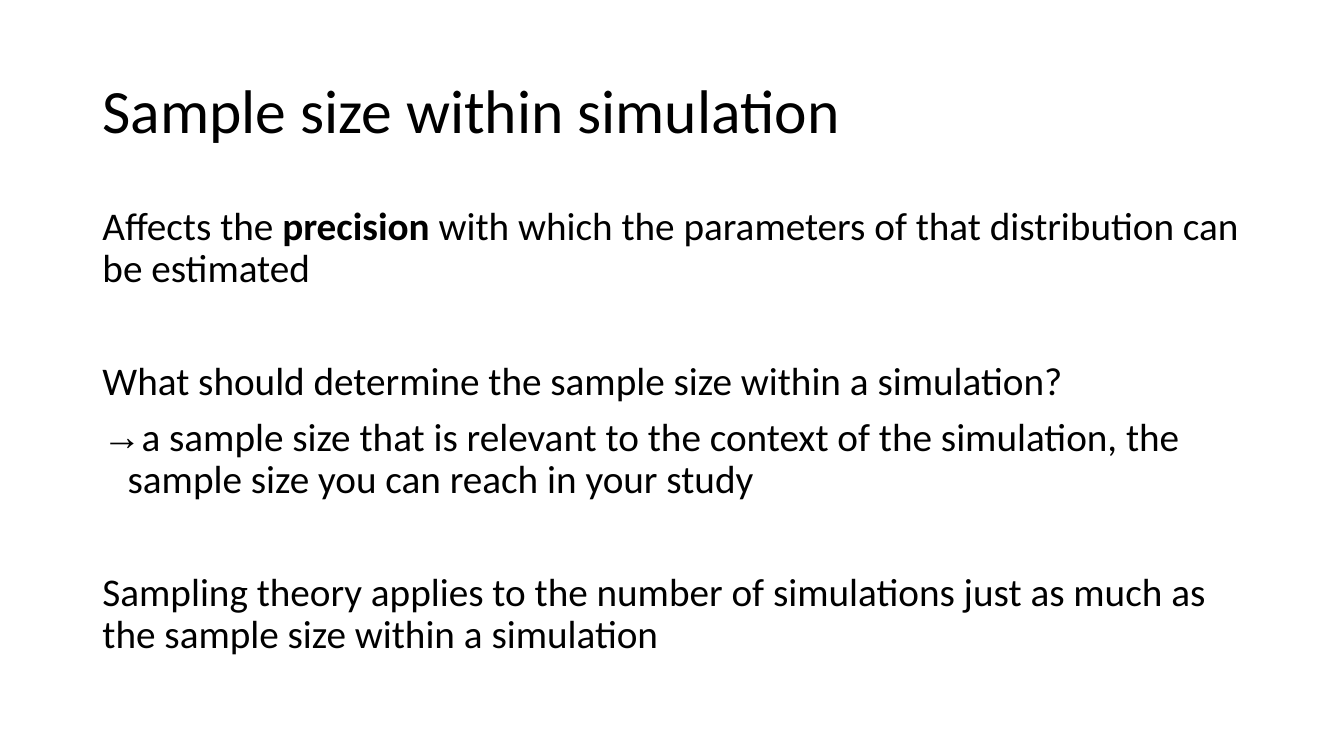
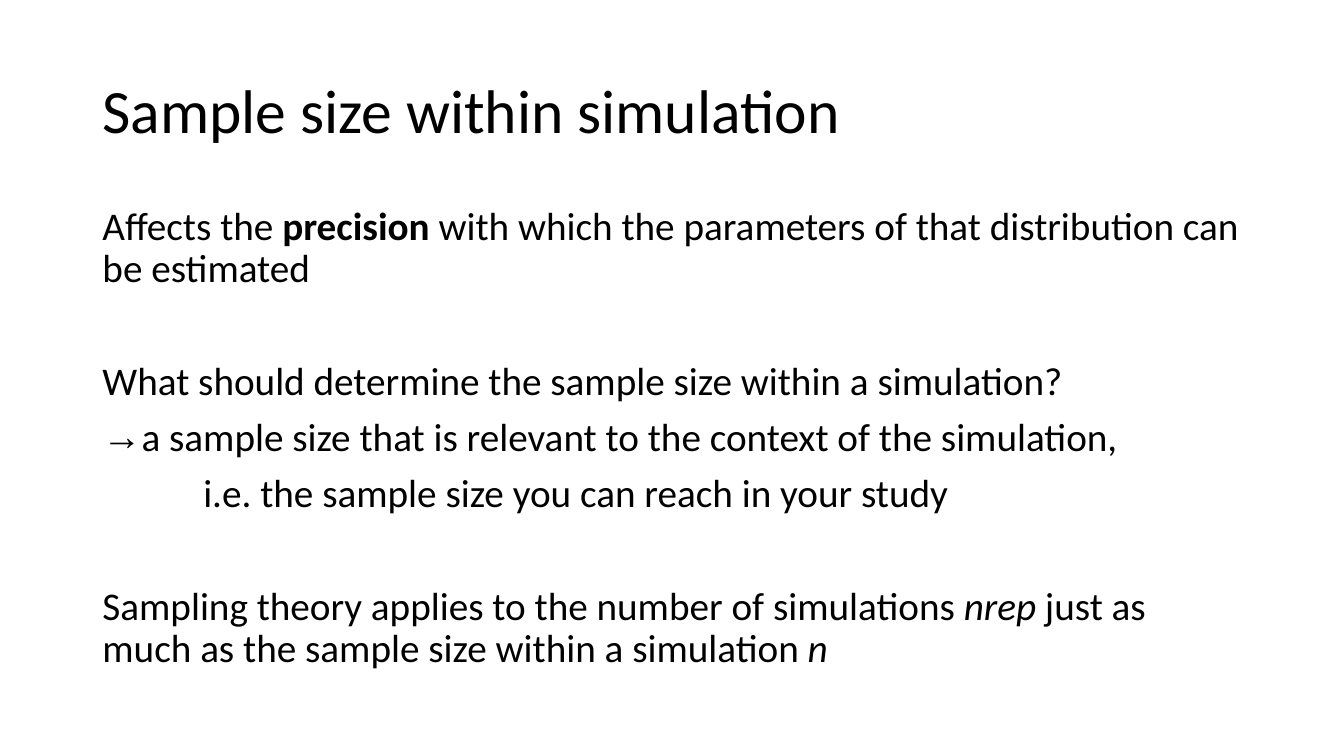
Before and after one commit to MalikaIhle/simulation_course, a slide deck: slide 19 of 6_Simulations.pptx. Drawn at 1344x756 pixels with LibreOffice and Linux fonts; fonts in the diff are those of the drawing. Boxes give left, top, right and bottom in pixels: in the first picture for what was removed or moved away, otherwise in the second. Text is boxed around its words. In the diff, an @@ line names an element or a change of style, - is before the commit and + after.

```diff
--- a/6_Simulations.pptx
+++ b/6_Simulations.pptx
@@ text at [102, 423, 1146, 669]: text changed @@
-→ a sample size that is relevant to the context of the simulation, the sample size you can reach in your study
-Sampling theory applies to the number of simulations just as much as the sample size within a simulation
+→ a sample size that is relevant to the context of the simulation,
+i.e. the sample size you can reach in your study
+Sampling theory applies to the number of simulations nrep just as much as the sample size within a simulation n
```
Also in this commit, not shown: 12 other slides changed, 4 slides added, 2 slides removed.
